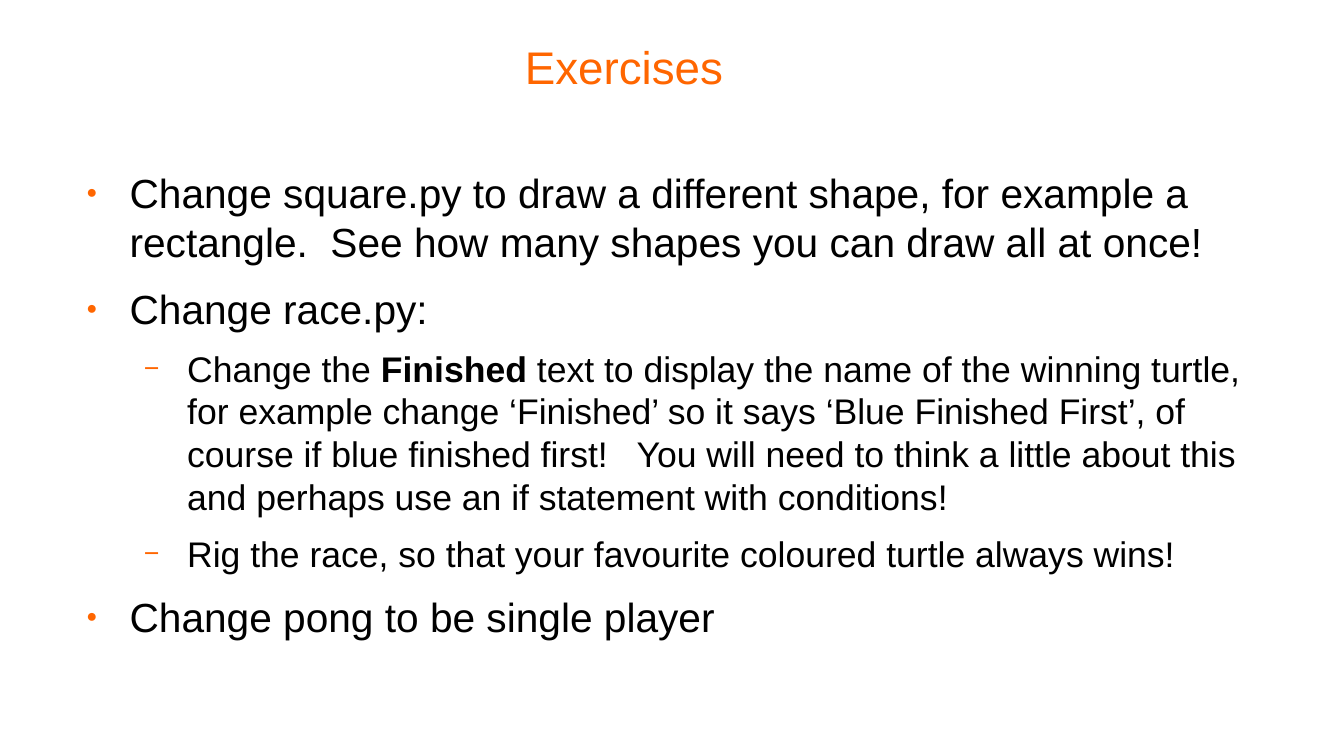
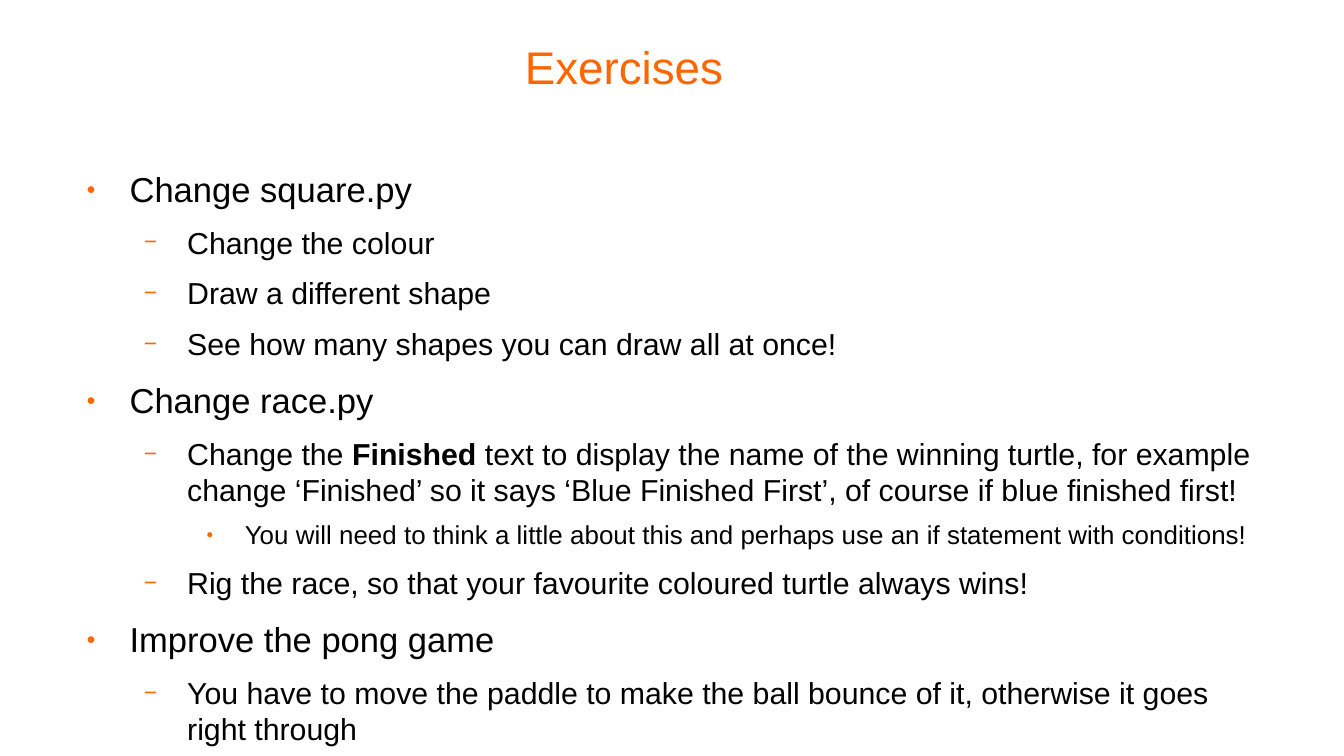
Before and after one commit to pellcorp/coding, a slide deck: slide 6 of docs/python-turtle.odp. Drawn at 1344x756 pixels with LibreOffice and Linux fonts; fonts in the diff are those of the drawing; background and template pictures are left out. Boxes give left, top, right and bottom in pixels: in the first picture for what was removed or moved away, otherwise in the second. Text is boxed around its words. In the diff, an @@ line names an element or a change of style, - is before the commit and + after.

```diff
--- a/docs/python-turtle.odp
+++ b/docs/python-turtle.odp
@@ text at (130, 177, 1250, 550): text changed; size 21 to 17.9 pt @@
-● Change square.py to draw a different shape, for example a rectangle. See how many shapes you can draw all at once!
-● Change race.py:
-  − Change the Finished text to display the name of the winning turtle, for example change ‘Finished’ so it says ‘Blue Finished First’, of course if blue finished first! You will need to think a little about this and perhaps use an if statement with conditions!
+● Change square.py
+  − Change the colour
+  − Draw a different shape
+  − See how many shapes you can draw all at once!
+● Change race.py
+  − Change the Finished text to display the name of the winning turtle, for example change ‘Finished’ so it says ‘Blue Finished First’, of course if blue finished first!
+    ● You will need to think a little about this and perhaps use an if statement with conditions!
@@ text at (187, 572, 1028, 600): size 21 to 17.9 pt in "Rig the race, so that your favourite ..." @@
@@ text at (130, 627, 1209, 710): text changed; size 24 to 17.9 pt @@
-● Change pong to be single player
+● Improve the pong game
+  − You have to move the paddle to make the ball bounce of it, otherwise it goes right through
+  − Make it single player (no left paddle)
```
Also in this commit, not shown: 5 other files.
